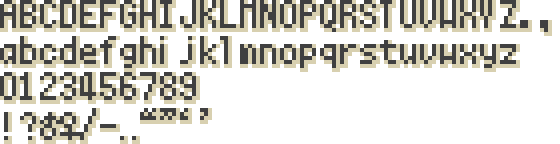
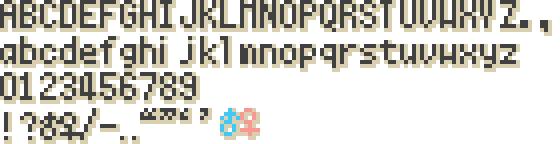
Before/after of a 560 × 144 layered artwork. What changed in the layer stack:
painted on "Layer 4" over left=220, top=108, right=260, bottom=140
